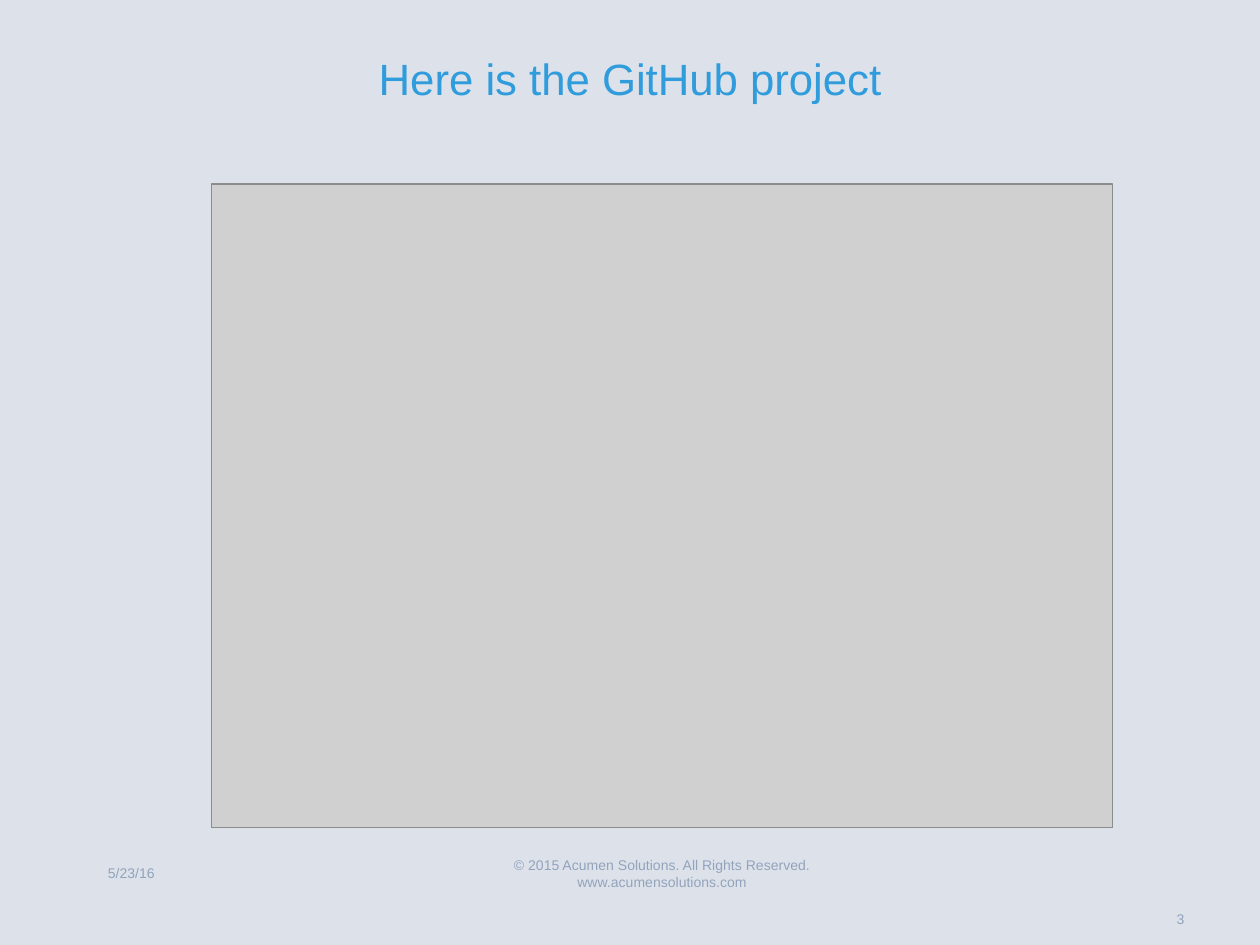
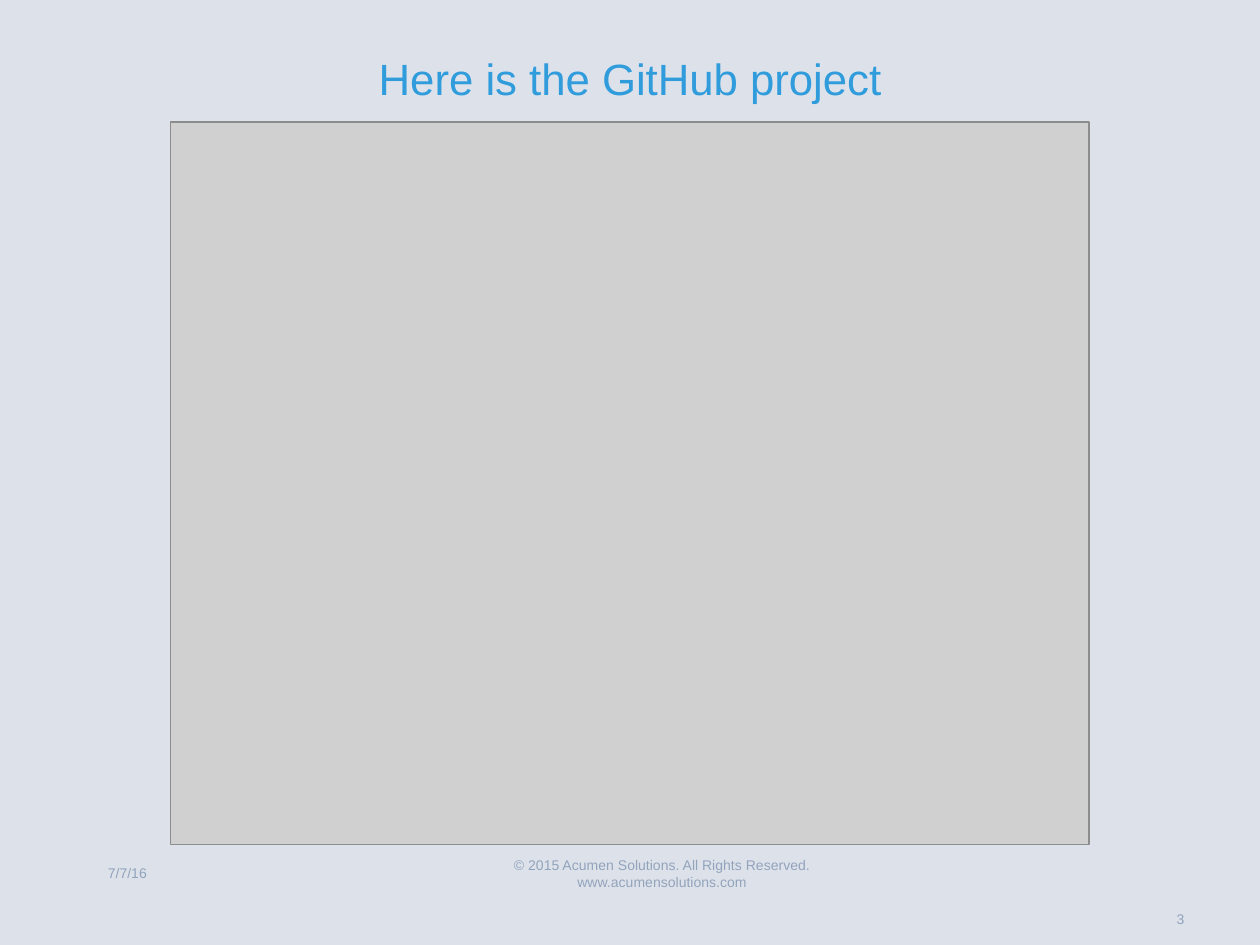
Before and after one commit to gary-hamilton/SalesforceDeploymentSample, a slide deck: slide 3 of JenkinsCIExample.pptx. Drawn at 1260x945 pixels with LibreOffice and Linux fonts; fonts in the diff are those of the drawing; grey boxes stand for pictures. Boxes give left, top, right and bottom in pixels: in the first picture for what was removed or moved away, otherwise in the second. Text is boxed around its words. In the diff, an @@ line names an element or a change of style, - is before the commit and + after.

```diff
--- a/JenkinsCIExample.pptx
+++ b/JenkinsCIExample.pptx
@@ picture: place and size @@
-picture at [212, 184, 1113, 828]
+picture at [171, 122, 1090, 844]
@@ text at [108, 868, 147, 878]: text changed @@
-5/23/16
+7/7/16
```
Also in this commit, not shown: 6 other slides changed, 1 slide added.
